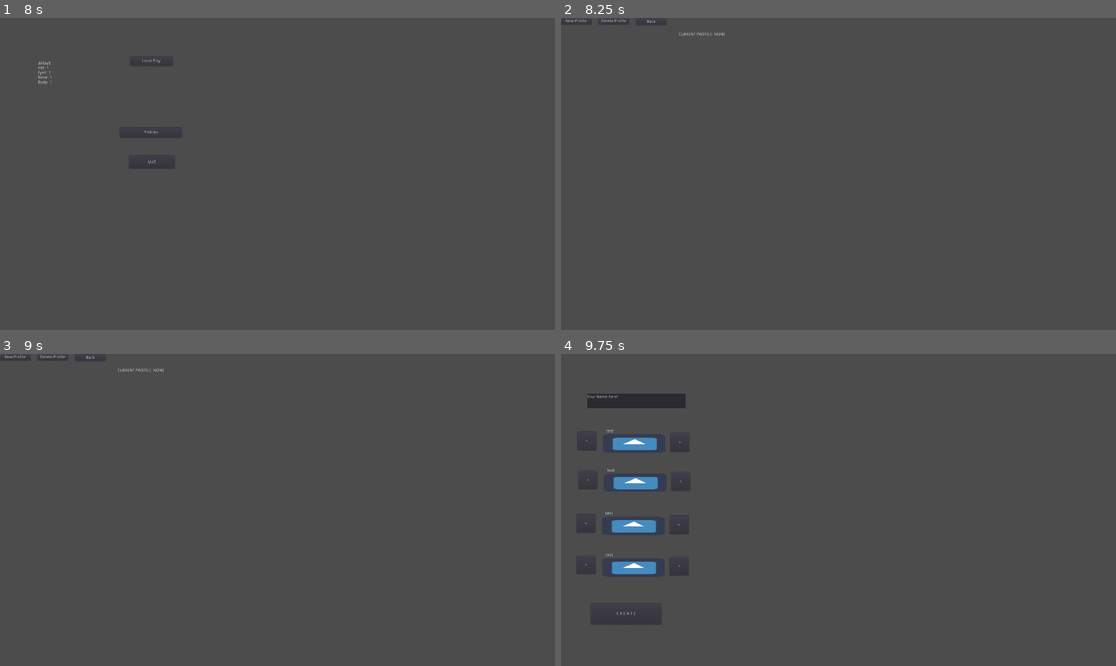
Above: before the commit, frames 1-4 (two rows, left to right).
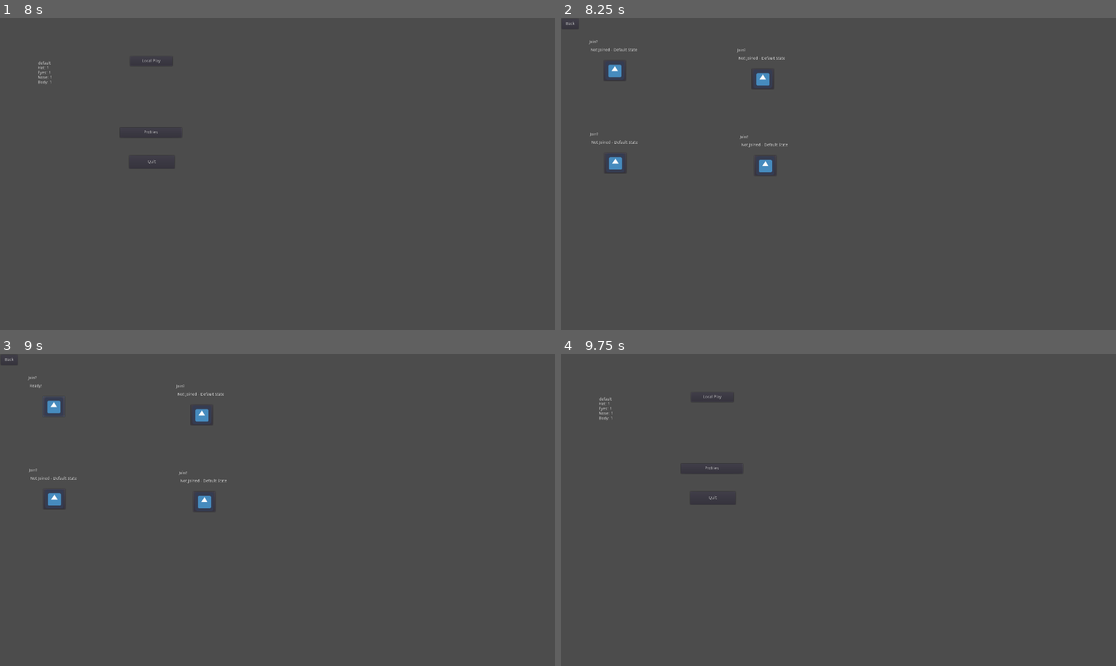
Above: after the commit, the same moments.

Repository: JustinWinningham/ProjectPaintmixer
Game: Godot game, scene res://Scenes/Splash_Screens/Splash_GODOT.tscn
Two runs of this game, one before a commit and one after it. Both use one fixed random seed, a clock stepped at 60 frames per second and the inputs below. The engine's default icon, where the game draws it, is replaced by a stand-in: a white triangle on a blue panel in a dark square.
Inputs (mouse positions are in pixels of both pictures, inside the frame that each line leads up to):
- Up to frame 1 (8 s): tap Enter at 0.5, 2, 3.5 s; tap Space at 1.25, 2.75 s
- Up to frame 2 (8.25 s): click "Local Play" at 8 s
- Up to frame 3 (9 s): click (55, 407) at 8.77 s
- Up to frame 4 (9.75 s): click (577, 357) at 9.5 s, where only the run before the commit has a clickable "New Profile"

Frame 1 is identical in both runs. In frame 2, 0.7% of the frame differs, in the area x 0-41%, y 0-50%; in frame 3, 0.7%; in frame 4, 2.2%, in the area x 3-29%, y 12-84%.

Commit message:
4 player Profile passthrough implimented
Players can now select the desired profile in the lobby to track their stats
Names will now show up in the color picker
Profiles load at lobby screen

Diff:
--- a/Scenes/Menus/MainMenu.tscn
+++ b/Scenes/Menus/MainMenu.tscn
@@ -22,7 +22,7 @@
 __meta__ = {
 "_edit_use_anchors_": false
 }
-scenePath = "res://Scenes/Menus/Profile_Picker_Main.tscn"
+scenePath = "res://Scenes/Menus/Pregame_Lobby_Local.tscn"
 
 [node name="QuitButton" type="Button" parent="."]
 margin_left = 447.0
@@ -45,7 +45,7 @@
 __meta__ = {
 "_edit_use_anchors_": false
 }
-scenePath = "res://Scenes/Menus/Profile_Picker.tscn"
+scenePath = "res://Scenes/Menus/Profile_Picker_Main.tscn"
 
 [node name="DBL1" type="Label" parent="."]
 anchor_right = 0.008
--- a/Scripts/ButtonChangeScene.gd
+++ b/Scripts/ButtonChangeScene.gd
@@ -2,6 +2,7 @@
 
 # allows this variable to be set in editor - the path of the scene we want to transition to when pressed
 export(String) var scenePath
+export(bool) var keepActivePlayers = false
 
 
 func _ready():
@@ -9,5 +10,9 @@
 
 func _pressed():
 	get_tree().change_scene(scenePath)
+	DATABANK.isP1Active = keepActivePlayers
+	DATABANK.isP2Active = keepActivePlayers
+	DATABANK.isP3Active = keepActivePlayers
+	DATABANK.isP4Active = keepActivePlayers
 	if get_tree().paused:
 		get_tree().paused = false
--- a/Scripts/LocalLobbyPlayerSlot.gd
+++ b/Scripts/LocalLobbyPlayerSlot.gd
@@ -1,6 +1,7 @@
 extends Control
 
 export(int) var playerNumber = 1
+var loadable_profiles = null
 var joined = false
 # Called when the node enters the scene tree for the first time.
 func _ready():
@@ -10,6 +11,8 @@
 func _on_JoinButton_pressed():
 	if joined:
 		$DEBUGSTATUS.text = "Press button to join!"
+		$ScrollContainer.visible = false
+		delete_children($ScrollContainer/VBoxContainer)
 		joined = false
 		match playerNumber:
 			1:
@@ -22,13 +25,49 @@
 				DATABANK.isP4Active = false
 	else:
 		$DEBUGSTATUS.text = "Ready!"
-		joined = true
-		match playerNumber:
+		_showProfiles()
+		$ScrollContainer.visible = true
+
+
+func handle_listButton_press(Tuxt):
+	print("Pressed a button on player: " + Tuxt + " in slot: " + str(playerNumber))
+	var targetProfile = Profile.new()
+	targetProfile.load_from_file(Tuxt)
+	joined = true
+	match playerNumber:
 			1:
+				PROFILEHANDLER.p1Profile = targetProfile
 				DATABANK.isP1Active = true
 			2:
+				PROFILEHANDLER.p2Profile = targetProfile
 				DATABANK.isP2Active = true
 			3:
+				PROFILEHANDLER.p3Profile = targetProfile
 				DATABANK.isP3Active = true
 			4:
+				PROFILEHANDLER.p4Profile = targetProfile
 				DATABANK.isP4Active = true
+	$ScrollContainer.visible = false
+	pass
+
+
+func _showProfiles():
+	print("Searching for existing profiles")
+	loadable_profiles = PROFILEHANDLER.find_prof_files()
+	var num_profiles = loadable_profiles.size()
+	if num_profiles > 0:
+		print("Profiles found!")
+		print("Populating profile list")
+		for i in num_profiles:
+			var button = Button.new()
+			button.set_size(Vector2(200,40))
+			button.text = loadable_profiles[i]
+			button.set_script(preload("res://Scripts/PregameProfileButtonInstance.gd"))
+			$ScrollContainer/VBoxContainer.add_child(button)
+	pass
+
+
+static func delete_children(node):
+	for n in node.get_children():
+		node.remove_child(n)
+		n.queue_free()
--- a/Scripts/PlayerColorPicker.gd
+++ b/Scripts/PlayerColorPicker.gd
@@ -3,10 +3,21 @@
 export(Color) var pickedColor
 export(int) var playerNumber = 1
 
+onready var PlayerName = $PickedColorSquare/PlayerName
+
 var playerScore = 0
 
 func _ready():
 	$PickedColorSquare/PlayerRoundScore.visible = false
+	match playerNumber:
+			1:
+				PlayerName.text = PROFILEHANDLER.p1Profile.getName()
+			2:
+				PlayerName.text = PROFILEHANDLER.p2Profile.getName()
+			3:
+				PlayerName.text = PROFILEHANDLER.p3Profile.getName()
+			4:
+				PlayerName.text = PROFILEHANDLER.p4Profile.getName()
 
 func _on_ColorPicker_color_changed(color):
 	$PickedColorSquare.color = color
--- /dev/null
+++ b/Scripts/PregameProfileButtonInstance.gd
@@ -0,0 +1,10 @@
+extends Button
+
+func _ready():
+	pass
+
+
+func _pressed():
+	get_parent().get_parent().get_parent().handle_listButton_press(text)
+
+	#get_tree().get_local_root().handle_listButton_press(text)
--- a/Templates/PlayerColorPicker.tscn
+++ b/Templates/PlayerColorPicker.tscn
@@ -25,10 +25,10 @@
 }
 
 [node name="ColorPicker" type="ColorPicker" parent="PickedColorSquare"]
-margin_left = 4.0
-margin_top = 44.0
-margin_right = 312.0
-margin_bottom = 456.0
+margin_left = 8.0
+margin_top = 48.0
+margin_right = 316.0
+margin_bottom = 460.0
 theme = SubResource( 1 )
 edit_alpha = false
 presets_enabled = false
--- a/Templates/Pregame_Player_Slot_Local.tscn
+++ b/Templates/Pregame_Player_Slot_Local.tscn
@@ -34,4 +34,16 @@
 __meta__ = {
 "_edit_use_anchors_": false
 }
+
+[node name="ScrollContainer" type="ScrollContainer" parent="."]
+visible = false
+margin_left = 133.672
+margin_top = 48.389
+margin_right = 243.672
+margin_bottom = 205.389
+__meta__ = {
+"_edit_use_anchors_": false
+}
+
+[node name="VBoxContainer" type="VBoxContainer" parent="ScrollContainer"]
 [connection signal="pressed" from="JoinButton" to="." method="_on_JoinButton_pressed"]
